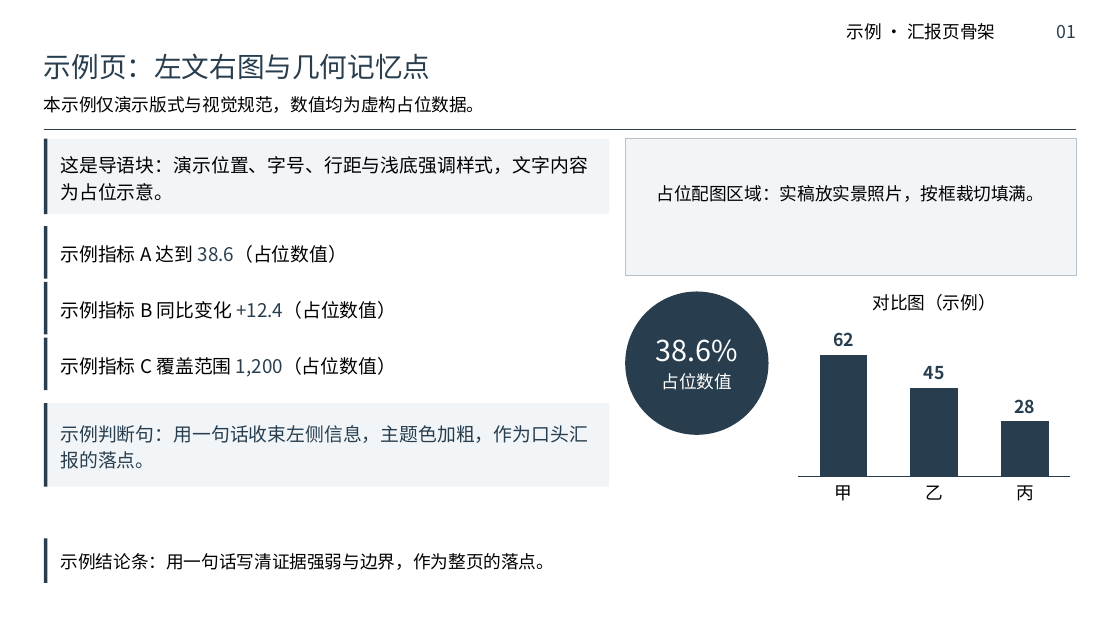
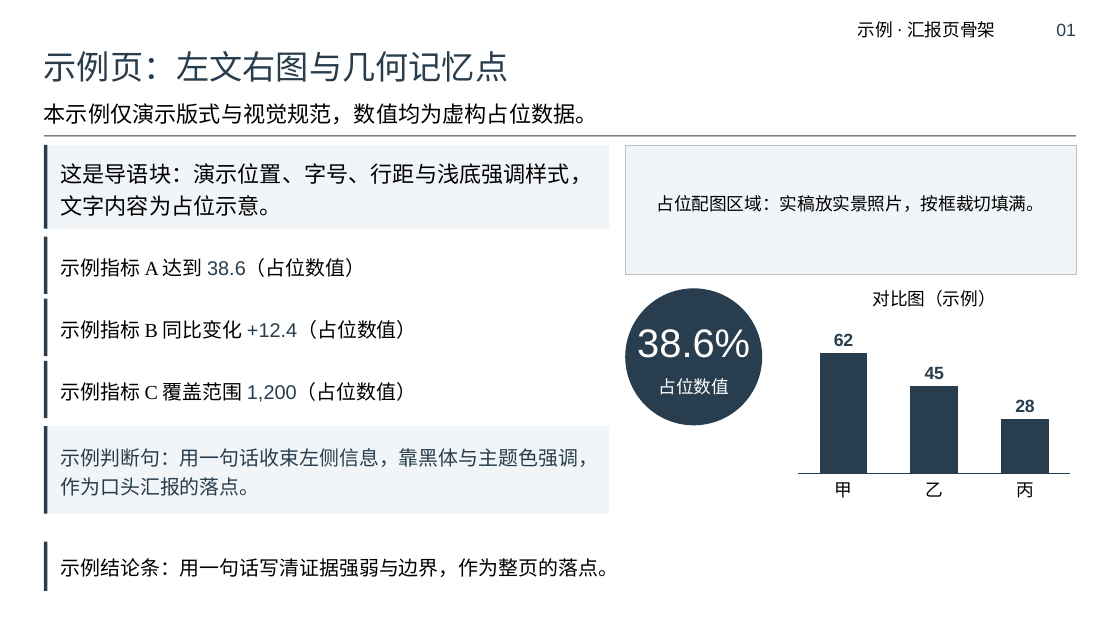
Before and after one commit to xiongxq04/ppt-report-style, a slide deck: slide 1 of skills/ppt-report-style/assets/example-slide.pptx. Drawn at 1120x630 pixels with LibreOffice and Linux fonts; fonts in the diff are those of the drawing. Boxes give left, top, right and bottom in pixels: in the first picture for what was removed or moved away, otherwise in the second. Text is boxed around its words. In the diff, an @@ line names an element or a change of style, - is before the commit and + after.

Commit message:
v0.2.0：中英混排双槽字体 + 六档字阶，修掉英文适配缺陷
为什么改：python-pptx 的 run.font.name 只写 a:latin，中文字形取 a:ea。旧校验只看 latin 槽，
于是"把宋体同时写进两槽"能过检，而英文实际用宋体的西文字形渲染（字距松、字形丑）；
反过来按正确做法配 Arial 会被判"字体不在白名单"——规范在惩罚正确写法。

- verify_ppt_style.py：中文（a:ea）与西文（a:latin）双白名单；新增 --latin-fonts、--sizes、
  --max-steps、--allow-cjk-latin；补报"字号不在字阶内""字号层级过多""黑体加粗""楷体入表格"
- audit_ppt.py：西文按字符分类取 em 宽（i/l 0.30、数字 0.58、大写 0.72、M/W 0.90），
  按"只在空格与中文处断行"模拟真实换行；新增西文不可断行、表格单元格撑高、字体槽、
  全角西文检查；合并单元格跳过从属格以免重复误报
- preview_ppt.py：按 latin+ea 双槽拼 CSS 字体栈，预览与 PowerPoint 渲染一致；
  补 qn 漏导入（散点图预览会 NameError）；字体名做 HTML 转义
- build_example.py 与示例页：两槽分开设置，示例改用六档字阶并重生成，预览图同步
- SKILL.md / workflow.md / README：新增"字阶与字体分工""中英混排"两节；
  页面骨架改为 30pt 标题网格（含框高反推公式），修正旧文档里 25pt/0.36in 的过时坐标

```diff
--- a/skills/ppt-report-style/assets/example-slide.pptx
+++ b/skills/ppt-report-style/assets/example-slide.pptx
@@ text "01" at (x1=1056, y1=23, x2=1076, y2=36): font Noto Sans CJK SC to Arial @@
@@ text "示例页：左文右图与几何记忆点" at (x1=44, y1=51, x2=508, y2=82): size 25 to 30 pt, font Noto Sans CJK SC to Arial @@
@@ text "本示例仅演示版式与视觉规范，数值均为虚构占位数据。" at (x1=44, y1=103, x2=598, y2=124): size 16 to 20 pt, font Noto Sans CJK SC to Times New Roman @@
@@ rectangle moved from (x1=44, y1=129, x2=1076, y2=130) to (x1=44, y1=135, x2=1076, y2=136) @@
@@ rectangle resized from (x1=44, y1=139, x2=609, y2=214) to (x1=44, y1=145, x2=609, y2=229) @@
@@ rectangle resized from (x1=44, y1=139, x2=47, y2=214) to (x1=44, y1=145, x2=47, y2=229) @@
@@ rectangle resized from (x1=625, y1=139, x2=1076, y2=276) to (x1=625, y1=145, x2=1076, y2=274) @@
@@ text "这是导语块：演示位置、字号、行距与浅底强调样式，文字内容为占位示意。" at (x1=60, y1=163, x2=592, y2=216): size 17 to 20 pt, font Noto Sans CJK SC to Times New Roman; line spacing 1.18 to 1.2 @@
@@ text "占位配图区域：实稿放实景照片，按框裁切填满。" moved from (x1=656, y1=185, x2=1044, y2=202) to (x1=656, y1=195, x2=1044, y2=212) @@
@@ rectangle resized from (x1=44, y1=226, x2=47, y2=279) to (x1=44, y1=237, x2=47, y2=294) @@
@@ text "示例指标 A 达到 38.6（占位数值）" moved from (x1=60, y1=245, x2=348, y2=263) to (x1=60, y1=258, x2=365, y2=277) @@
@@ text "示例指标 A 达到 38.6（占位数值）" at (x1=60, y1=258, x2=365, y2=277): size 17 to 18 pt; font Noto Sans CJK SC to Times New Roman in "示例指标 A 达到 38.6（占位数值）"; font Noto Sans CJK SC to Arial in "38.6（占位数值）"; line spacing 1.16 to 1.2 @@
@@ rectangle resized from (x1=44, y1=282, x2=47, y2=335) to (x1=44, y1=299, x2=47, y2=356) @@
@@ text "示例指标 B 同比变化 +12.4（占位数值）" moved from (x1=60, y1=301, x2=396, y2=319) to (x1=60, y1=320, x2=417, y2=339) @@
@@ text "示例指标 B 同比变化 +12.4（占位数值）" at (x1=60, y1=320, x2=417, y2=339): size 17 to 18 pt; font Noto Sans CJK SC to Times New Roman in "示例指标 B 同比变化 +12.4（占位数值）"; font Noto Sans CJK SC to Arial in "+12.4（占位数值）"; line spacing 1.16 to 1.2 @@
@@ ellipse resized from (x1=625, y1=292, x2=769, y2=435) to (x1=625, y1=288, x2=762, y2=425) @@
@@ text "38.6%" moved from (x1=656, y1=339, x2=738, y2=362) to (x1=637, y1=329, x2=750, y2=358) @@
@@ text "38.6%" at (x1=637, y1=329, x2=750, y2=358): size 26 to 36 pt, font Noto Sans CJK SC to Arial @@
@@ column chart at (x1=793, y1=314, x2=1076, y2=505) @@
@@ data labels of Series 1 changed @@
@@ category axis changed @@
@@ lettering changed @@
@@ rectangle resized from (x1=44, y1=338, x2=47, y2=390) to (x1=44, y1=361, x2=47, y2=418) @@
@@ text "示例指标 C 覆盖范围 1,200（占位数值）" moved from (x1=60, y1=357, x2=396, y2=377) to (x1=60, y1=382, x2=416, y2=402) @@
@@ text "示例指标 C 覆盖范围 1,200（占位数值）" at (x1=60, y1=382, x2=416, y2=402): size 17 to 18 pt; font Noto Sans CJK SC to Times New Roman in "示例指标 C 覆盖范围 1,200（占位数值）"; font Noto Sans CJK SC to Arial in "1,200（占位数值）"; line spacing 1.16 to 1.2 @@
@@ font Noto Sans CJK SC to Times New Roman in 4 elements at (x1=858, y1=21, x2=995, y2=38), (x1=872, y1=290, x2=995, y2=307), (x1=656, y1=195, x2=1044, y2=212), (x1=658, y1=378, x2=729, y2=395) @@
@@ rectangle resized from (x1=44, y1=403, x2=609, y2=487) to (x1=44, y1=426, x2=609, y2=514) @@
@@ rectangle resized from (x1=44, y1=403, x2=47, y2=487) to (x1=44, y1=426, x2=47, y2=514) @@
@@ text at (x1=60, y1=448, x2=598, y2=496): text changed; size 17 to 18 pt; font Noto Sans CJK SC to Arial @@
-示例判断句：用一句话收束左侧信息，主题色加粗，作为口头汇报的落点。
+示例判断句：用一句话收束左侧信息，靠黑体与主题色强调，作为口头汇报的落点。
@@ rectangle resized from (x1=44, y1=538, x2=47, y2=583) to (x1=44, y1=542, x2=47, y2=591) @@
@@ text "示例结论条：用一句话写清证据强弱与边界，作为整页的落点。" at (x1=60, y1=558, x2=618, y2=577): size 16 to 18 pt, font Noto Sans CJK SC to Arial @@
```
Also in this commit, not shown: 1 other slide changed, 9 other files.
